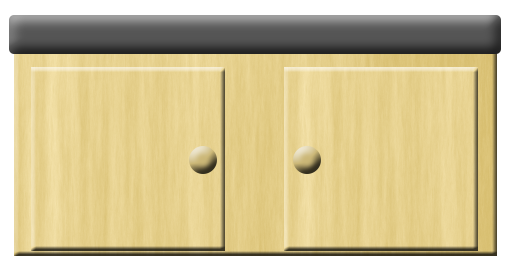
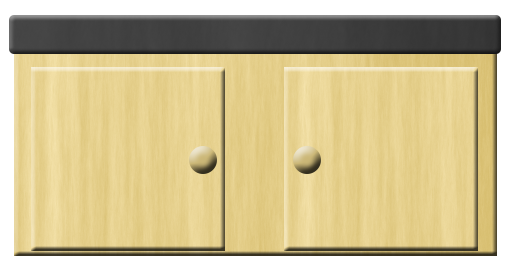
Before/after of a 512 × 256 layered artwork. What changed in the layer stack:
added group "Group 2" with 1 layers above "Group 1" over [9, 15, 501, 54]
moved "Rounded Rectangle 1" into group "Group 2", painted on it, unmasked it over [9, 15, 501, 54]
